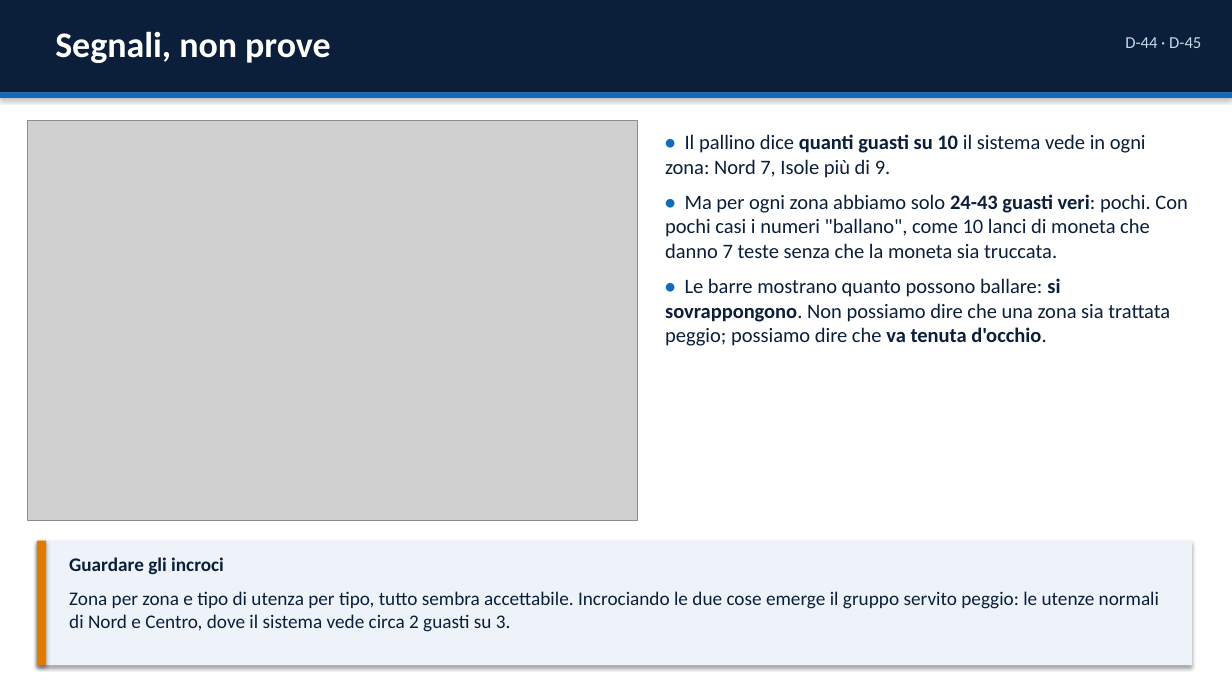
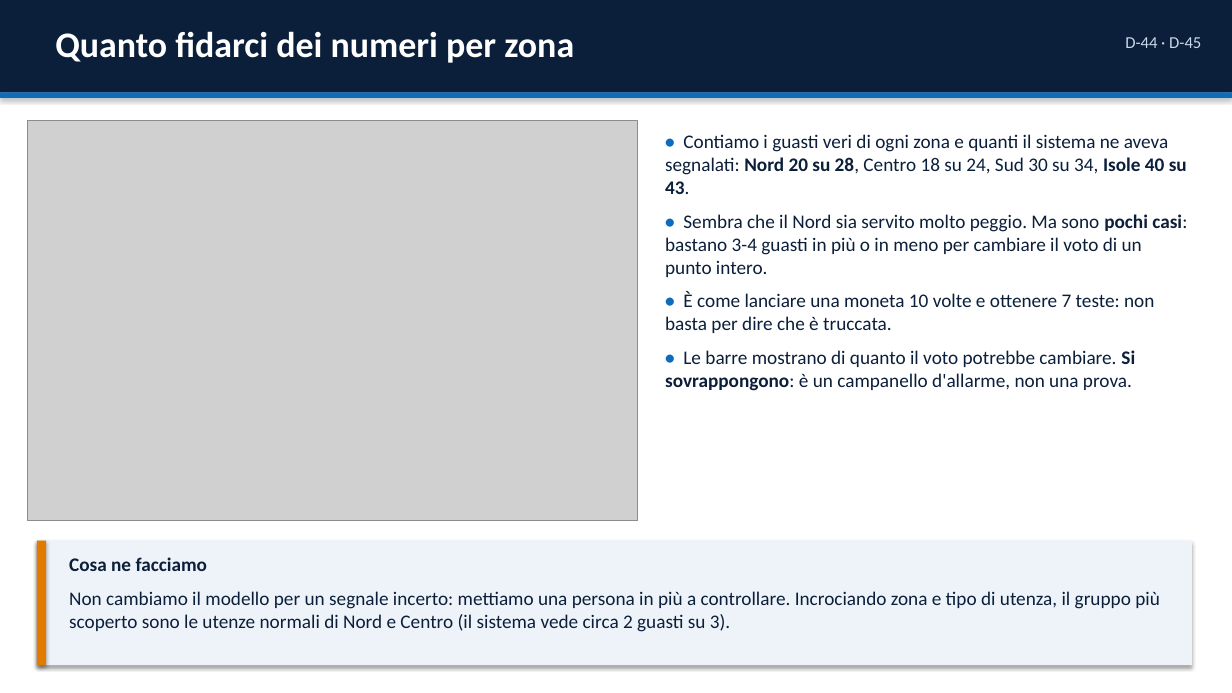
Before and after one commit to GuidoMerliniEnel/ai-act-hackaton, a slide deck: slide 13 of consegna/EnerGuard_Presentazione.pptx. Drawn at 1232x693 pixels with LibreOffice and Linux fonts; fonts in the diff are those of the drawing; grey boxes stand for pictures. Boxes give left, top, right and bottom in pixels: in the first picture for what was removed or moved away, otherwise in the second. Text is boxed around its words. In the diff, an @@ line names an element or a change of style, - is before the commit and + after.

```diff
--- a/consegna/EnerGuard_Presentazione.pptx
+++ b/consegna/EnerGuard_Presentazione.pptx
@@ text at (x1=55, y1=31, x2=574, y2=63): text changed @@
-Segnali, non prove
+Quanto fidarci dei numeri per zona
@@ text at (x1=665, y1=134, x2=1187, y2=391): text changed; size 16 to 15 pt @@
-• Il pallino dice quanti guasti su 10 il sistema vede in ogni zona: Nord 7, Isole più di 9.
-• Ma per ogni zona abbiamo solo 24-43 guasti veri: pochi. Con pochi casi i numeri "ballano", come 10 lanci di moneta che danno 7 teste senza che la moneta sia truccata.
-• Le barre mostrano quanto possono ballare: si sovrappongono. Non possiamo dire che una zona sia trattata peggio; possiamo dire che va tenuta d'occhio.
+• Contiamo i guasti veri di ogni zona e quanti il sistema ne aveva segnalati: Nord 20 su 28, Centro 18 su 24, Sud 30 su 34, Isole 40 su 43.
+• Sembra che il Nord sia servito molto peggio. Ma sono pochi casi: bastano 3-4 guasti in più o in meno per cambiare il voto di un punto intero.
+• È come lanciare una moneta 10 volte e ottenere 7 teste: non basta per dire che è truccata.
+• Le barre mostrano di quanto il voto potrebbe cambiare. Si sovrappongono: è un campanello d'allarme, non una prova.
@@ text at (x1=69, y1=557, x2=1160, y2=632): text changed @@
-Guardare gli incroci
-Zona per zona e tipo di utenza per tipo, tutto sembra accettabile. Incrociando le due cose emerge il gruppo servito peggio: le utenze normali di Nord e Centro, dove il sistema vede circa 2 guasti su 3.
+Cosa ne facciamo
+Non cambiamo il modello per un segnale incerto: mettiamo una persona in più a controllare. Incrociando zona e tipo di utenza, il gruppo più scoperto sono le utenze normali di Nord e Centro (il sistema vede circa 2 guasti su 3).
```
Also in this commit, not shown: 2 other slides changed, 3 slides added, 1 slide removed, 1 other file.
